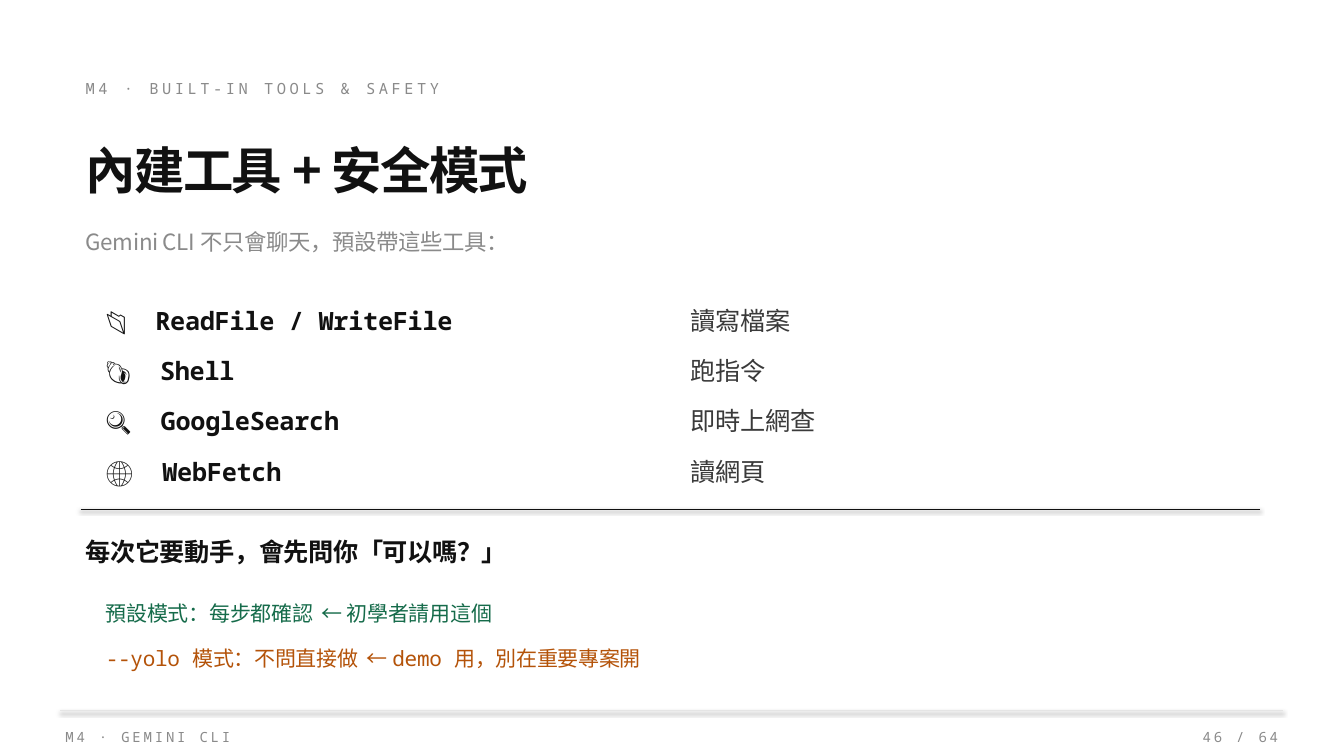
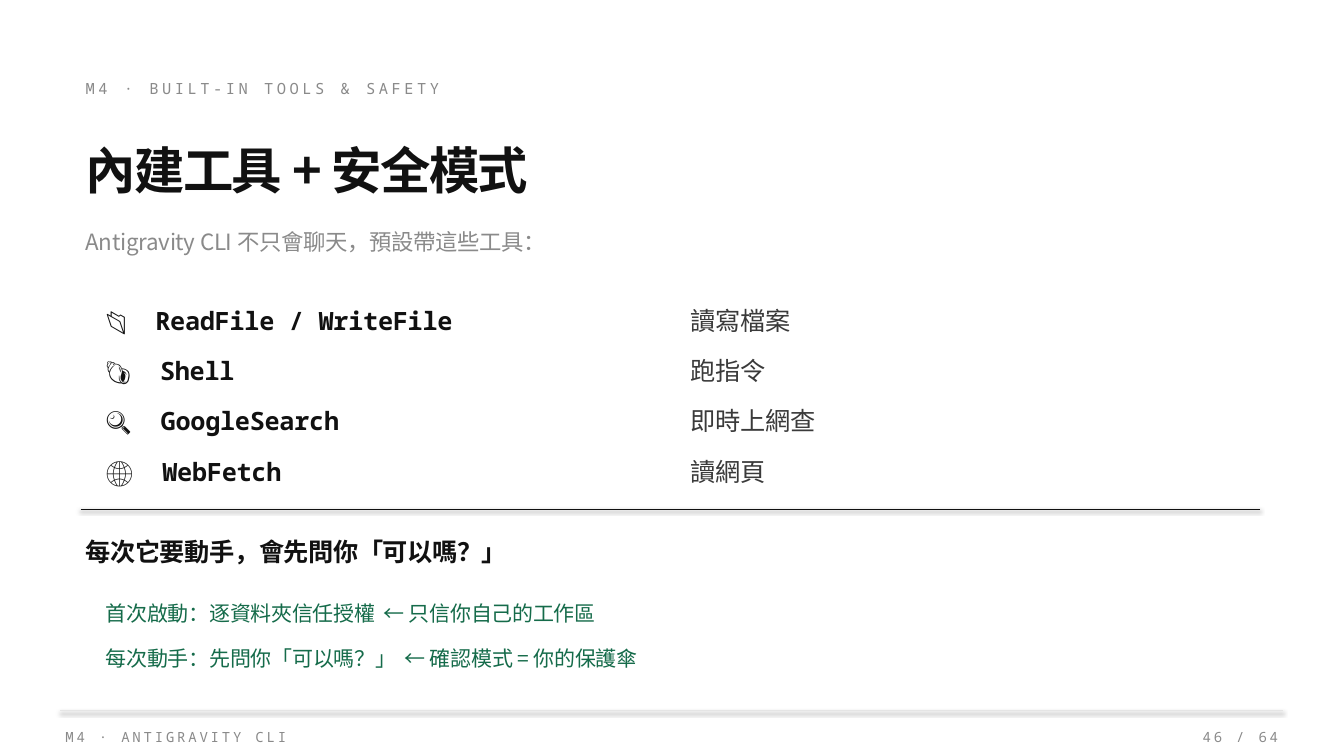
Before and after one commit to Zenobia000/SDD-agent-coding-beginner, a slide deck: slide 46 of class_plan/vibe_coding_workshop.pptx. Drawn at 1344x756 pixels with LibreOffice and Linux fonts; fonts in the diff are those of the drawing. Boxes give left, top, right and bottom in pixels: in the first picture for what was removed or moved away, otherwise in the second. Text is boxed around its words. In the diff, an @@ line names an element or a change of style, - is before the commit and + after.

```diff
--- a/class_plan/vibe_coding_workshop.pptx
+++ b/class_plan/vibe_coding_workshop.pptx
@@ text at [86, 231, 546, 255]: text changed @@
-Gemini CLI 不只會聊天，預設帶這些工具：
+Antigravity CLI 不只會聊天，預設帶這些工具：
@@ text at [106, 603, 596, 623]: text changed @@
-預設模式：每步都確認 ← 初學者請用這個
+首次啟動：逐資料夾信任授權 ← 只信你自己的工作區
@@ text at [106, 648, 638, 668]: text changed; font Noto Sans Mono to Noto Sans CJK TC; text colour #B45309 to #156B4A @@
---yolo 模式：不問直接做 ← demo 用，別在重要專案開
+每次動手：先問你「可以嗎？」 ← 確認模式 = 你的保護傘
@@ text at [65, 732, 286, 742]: text changed @@
-M4 · GEMINI CLI
+M4 · ANTIGRAVITY CLI
```
Also in this commit, not shown: 21 other slides changed, 46 other files.
